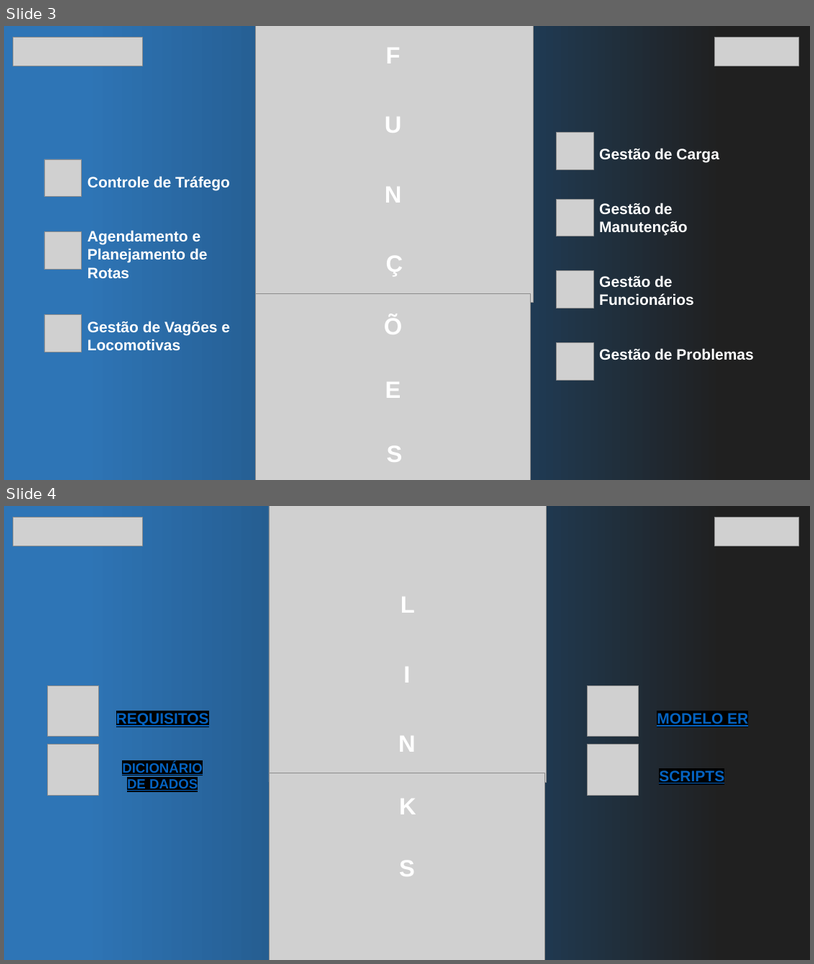
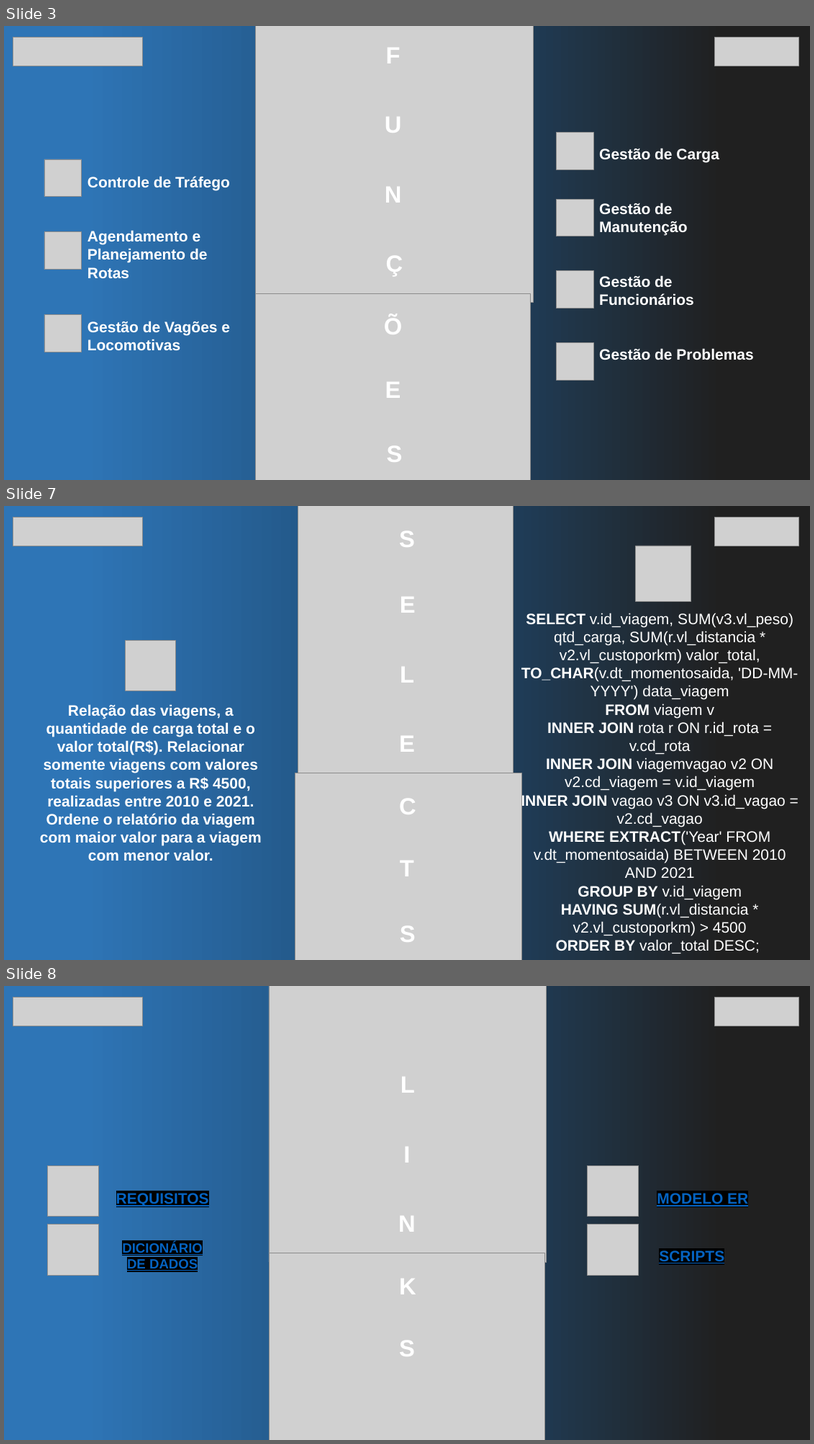
Before and after one commit to joaopaludo/RailWise, a slide deck: docs/Apresentação.pptx. Shown one above the other, each under a label of ours: slides 3 and 4 before the commit, slides 3, 7 and 8 after it; the slides between them are not shown. The pictures are 814x964 and 814x1444 pixels, drawn with LibreOffice and Linux fonts; fonts in the diff are those of the drawing; grey boxes stand for pictures. Boxes give left, top, right and bottom in pixels: in the first picture for what was removed or moved away, otherwise in the second. Text is boxed around its words. In the diff, an @@ line names an element or a change of style, - is before the commit and + after.

Commit message:
Adicionado Selects na Apresentação.pptx

```diff
--- a/docs/Apresentação.pptx
+++ b/docs/Apresentação.pptx
@@ slide 7 added at box(4, 506, 810, 960), background #FFFFFF @@
@@ rectangle added at box(4, 506, 810, 960), fill gradient #2E75B6 to #1F4E79 to #202020 @@
@@ picture added at box(13, 518, 142, 546) @@
@@ picture added at box(298, 506, 514, 782) @@
@@ picture added at box(715, 518, 799, 546) @@
@@ text added at box(399, 531, 415, 547), 28 pt, text #FFFFFF, bold @@
+S
@@ picture added at box(636, 546, 692, 601) @@
@@ text added at box(400, 597, 416, 613), 28 pt, text #FFFFFF, bold @@
+E
@@ text added at box(521, 613, 798, 953), 18 pt, text #FFFFFF @@
+SELECT v.id_viagem, SUM(v3.vl_peso) qtd_carga, SUM(r.vl_distancia * v2.vl_custoporkm) valor_total, TO_CHAR(v.dt_momentosaida, 'DD-MM-YYYY') data_viagem
+FROM viagem v
+INNER JOIN rota r ON r.id_rota = v.cd_rota
+INNER JOIN viagemvagao v2 ON v2.cd_viagem = v.id_viagem
+INNER JOIN vagao v3 ON v3.id_vagao = v2.cd_vagao
+WHERE EXTRACT('Year' FROM v.dt_momentosaida) BETWEEN 2010 AND 2021
+GROUP BY v.id_viagem
+HAVING SUM(r.vl_distancia * v2.vl_custoporkm) > 4500
+ORDER BY valor_total DESC;
@@ picture added at box(126, 641, 176, 690) @@
@@ text added at box(400, 667, 414, 682), 28 pt, text #FFFFFF, bold @@
+L
@@ text added at box(40, 704, 261, 860), 18 pt, text #FFFFFF, bold @@
+Relação das viagens, a quantidade de carga total e o valor total(R$). Relacionar somente viagens com valores totais superiores a R$ 4500, realizadas entre 2010 e 2021. Ordene o relatório da viagem com maior valor para a viagem com menor valor.
@@ text added at box(399, 736, 415, 752), 28 pt, text #FFFFFF, bold @@
+E
@@ picture added at box(295, 773, 522, 960) @@
@@ text added at box(399, 798, 417, 814), 28 pt, text #FFFFFF, bold @@
+C
@@ text added at box(400, 860, 414, 876), 28 pt, text #FFFFFF, bold @@
+T
@@ text added at box(400, 926, 416, 942), 28 pt, text #FFFFFF, bold @@
+S
@@ what was slide 4 is now slide 8 @@
```
Also in this commit, not shown: 3 other slides added.
